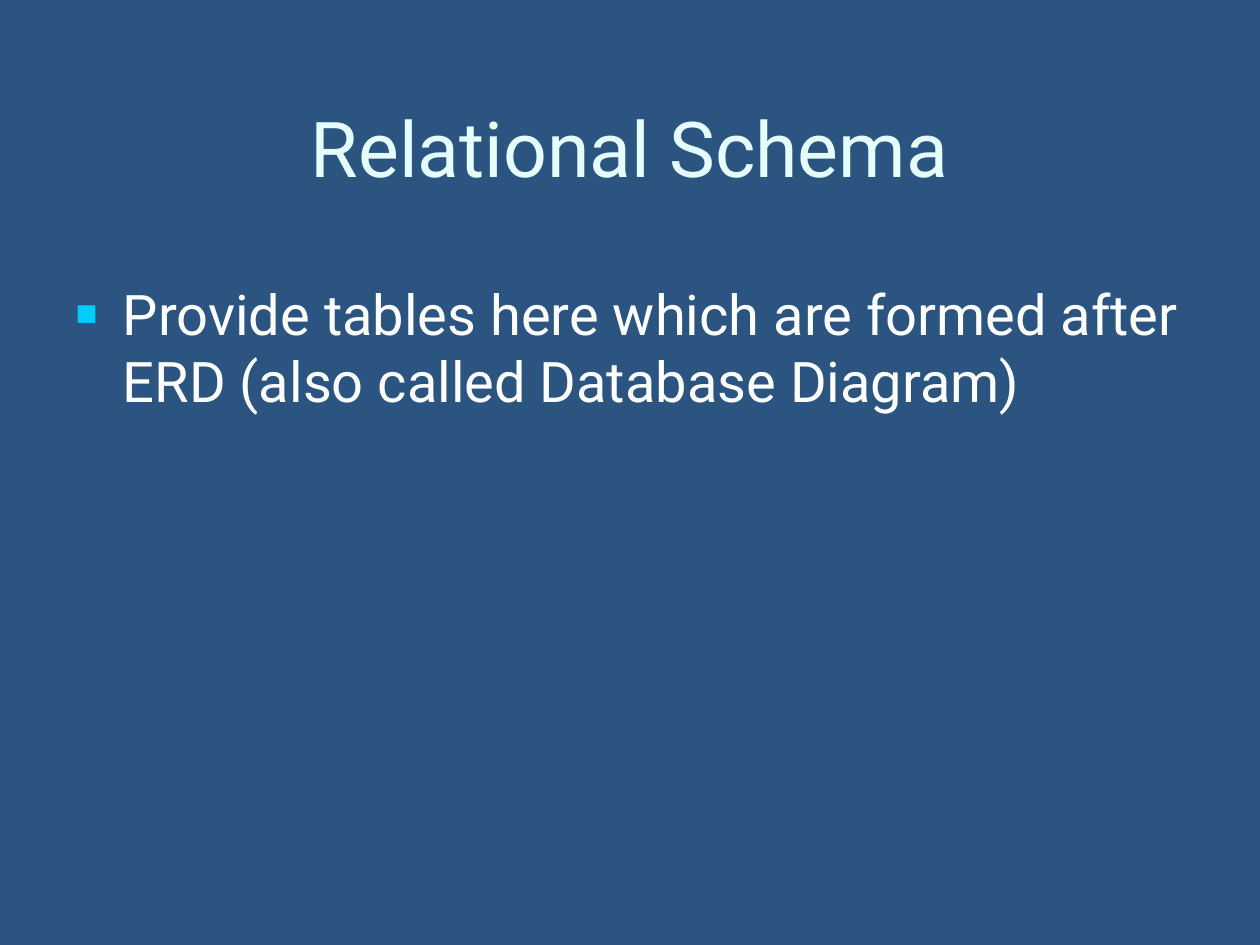
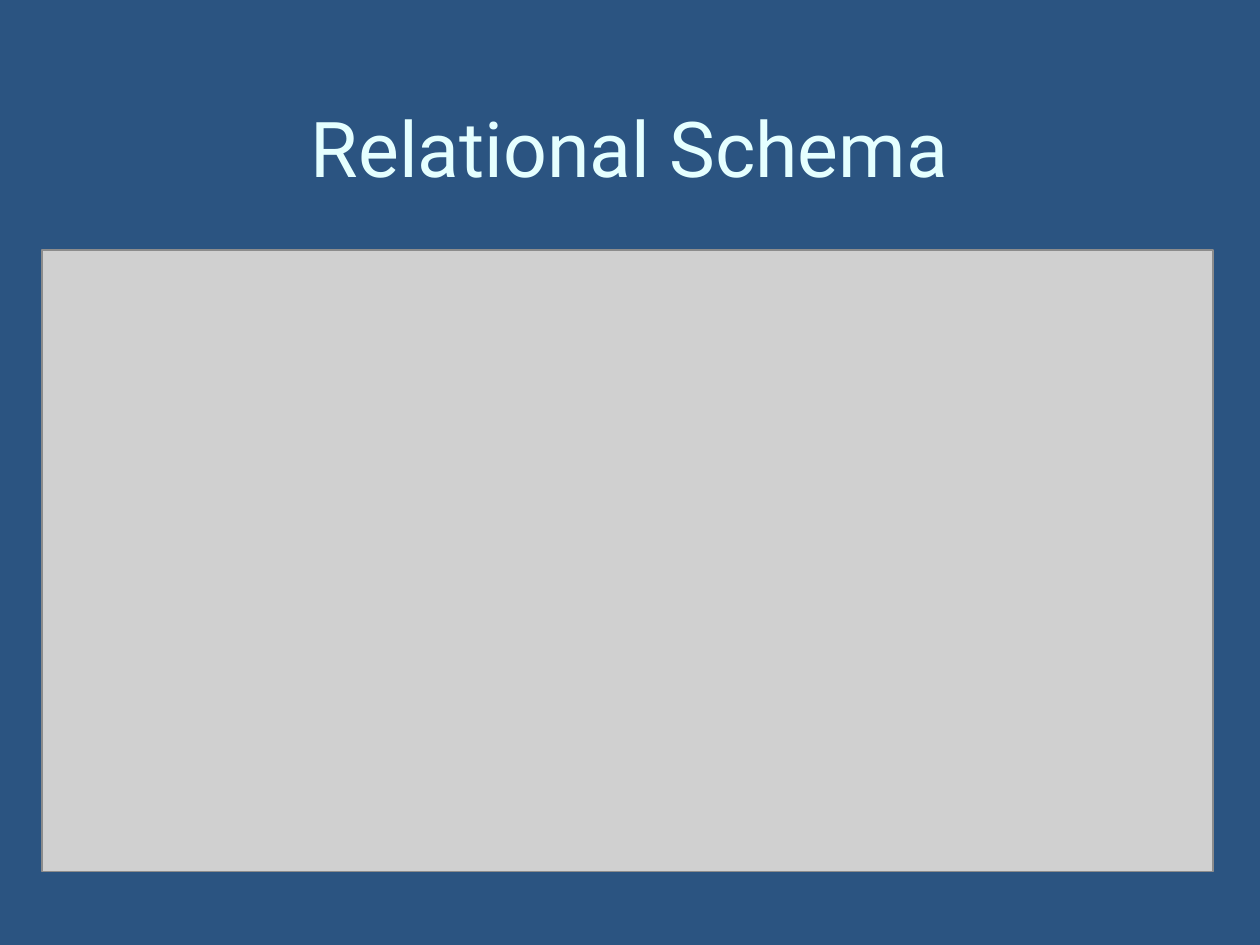
Before and after one commit to bc220403459/food_waste_management_system, a slide deck: slide 9 of documentation/2_FinalPresentation.pptx (slide 8 before the commit). Drawn at 1260x945 pixels with LibreOffice and Linux fonts; fonts in the diff are those of the drawing; grey boxes stand for pictures; background and template pictures are left out. Boxes give left, top, right and bottom in pixels: in the first picture for what was removed or moved away, otherwise in the second. Text is boxed around its words. In the diff, an @@ line names an element or a change of style, - is before the commit and + after.

```diff
--- a/documentation/2_FinalPresentation.pptx
+++ b/documentation/2_FinalPresentation.pptx
@@ picture added at <box>42,249,1212,871</box> @@
@@ text removed at <box>123,292,1178,415</box> @@
-■ Provide tables here which are formed after ERD (also called Database Diagram)
```
Also in this commit, not shown: 7 other slides changed, 27 slides added, 2 slides removed, 5 other files.
